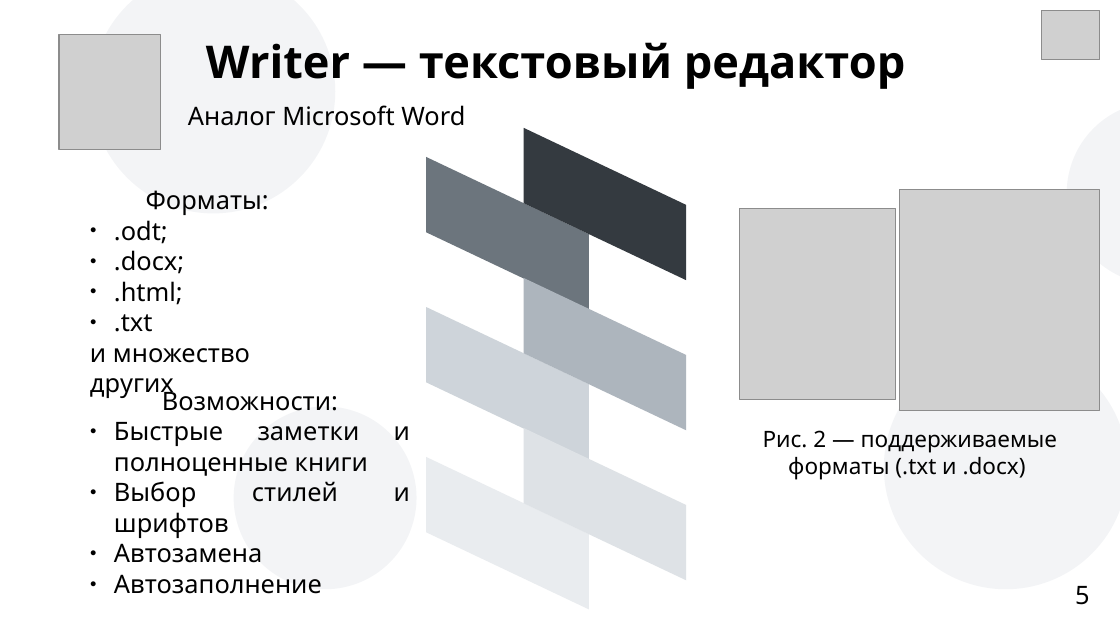
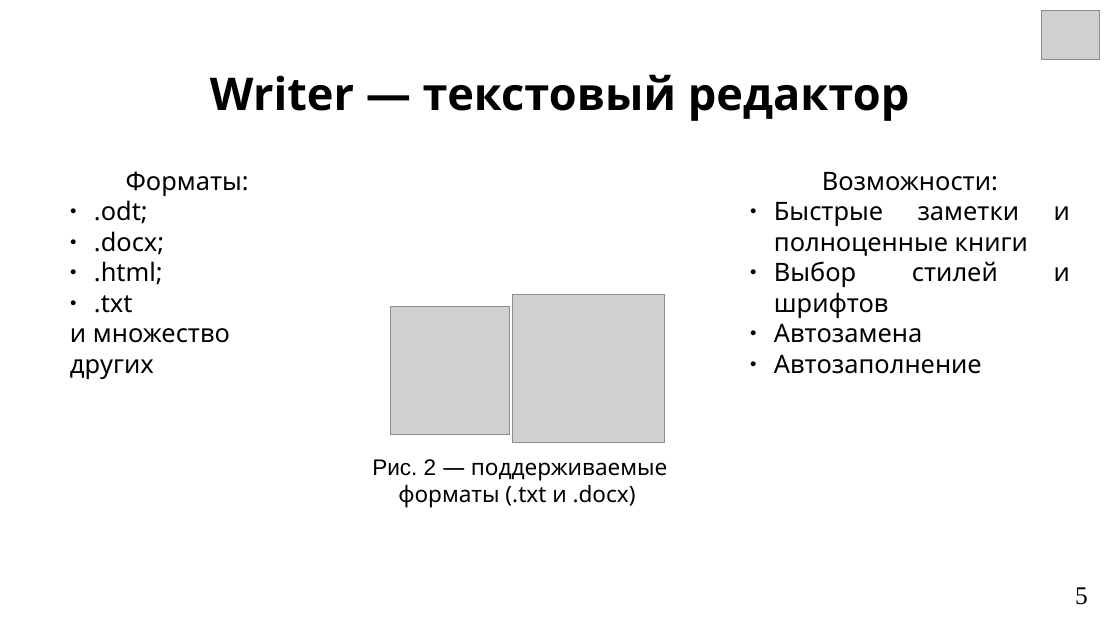
Before and after one commit to Soft-Darkness/digital-fundamentals, a slide deck: slide 5 of Documents/LibreOffice_review.odp. Drawn at 1120x630 pixels with LibreOffice and Linux fonts; fonts in the diff are those of the drawing; grey boxes stand for pictures. Boxes give left, top, right and bottom in pixels: in the first picture for what was removed or moved away, otherwise in the second. Text is boxed around its words. In the diff, an @@ line names an element or a change of style, - is before the commit and + after.

```diff
--- a/Documents/LibreOffice_review.odp
+++ b/Documents/LibreOffice_review.odp
@@ ellipse removed at [91,0,335,213] @@
@@ text "Writer — текстовый редактор": place and size @@
-text "Writer — текстовый редактор" at [206,42,906,89]
+text "Writer — текстовый редактор" at [210,74,910,121]
@@ text "Writer — текстовый редактор" at [210,74,910,121]: vertical alignment middle to top @@
@@ text removed at [188,105,465,126] @@
-Аналог Microsoft Word
@@ ellipse removed at [1067,102,1120,285] @@
@@ text "Форматы:": place and size @@
-text "Форматы:" at [90,190,269,399]
+text "Форматы:" at [70,171,249,379]
@@ text "Возможности:" rewrapped from [114,386,368,594] to [774,172,1028,374] @@
@@ picture removed at [900,189,1101,411] @@
@@ picture: place and size @@
-picture at [740,208,895,400]
+picture at [512,294,665,442]
@@ picture: place and size @@
-picture at [59,35,161,149]
+picture at [390,307,509,435]
@@ ellipse removed at [884,346,1120,589] @@
@@ ellipse removed at [234,407,417,589] @@
@@ text "Рис. 2 ― поддерживаемые форматы ...": place and size @@
-text "Рис. 2 ― поддерживаемые форматы ..." at [763,430,1058,480]
+text "Рис. 2 ― поддерживаемые форматы ..." at [372,459,668,508]
@@ text "Рис. 2 ― поддерживаемые форматы ..." at [372,459,668,508]: font Noto Sans to Arial in "Рис. 2" @@
@@ group removed at [427,128,686,610]: 6 parallelograms @@
@@ page number at [1075,587,1088,605]: font Noto Sans to Times New Roman @@
```
Also in this commit, not shown: 11 other slides changed, 1 other file.
